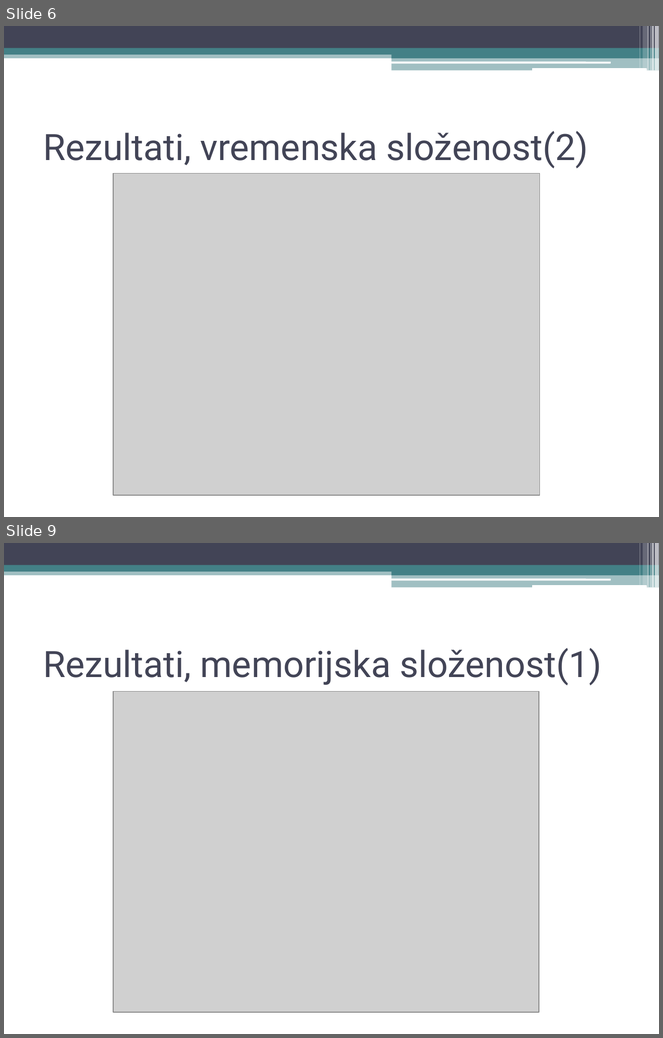
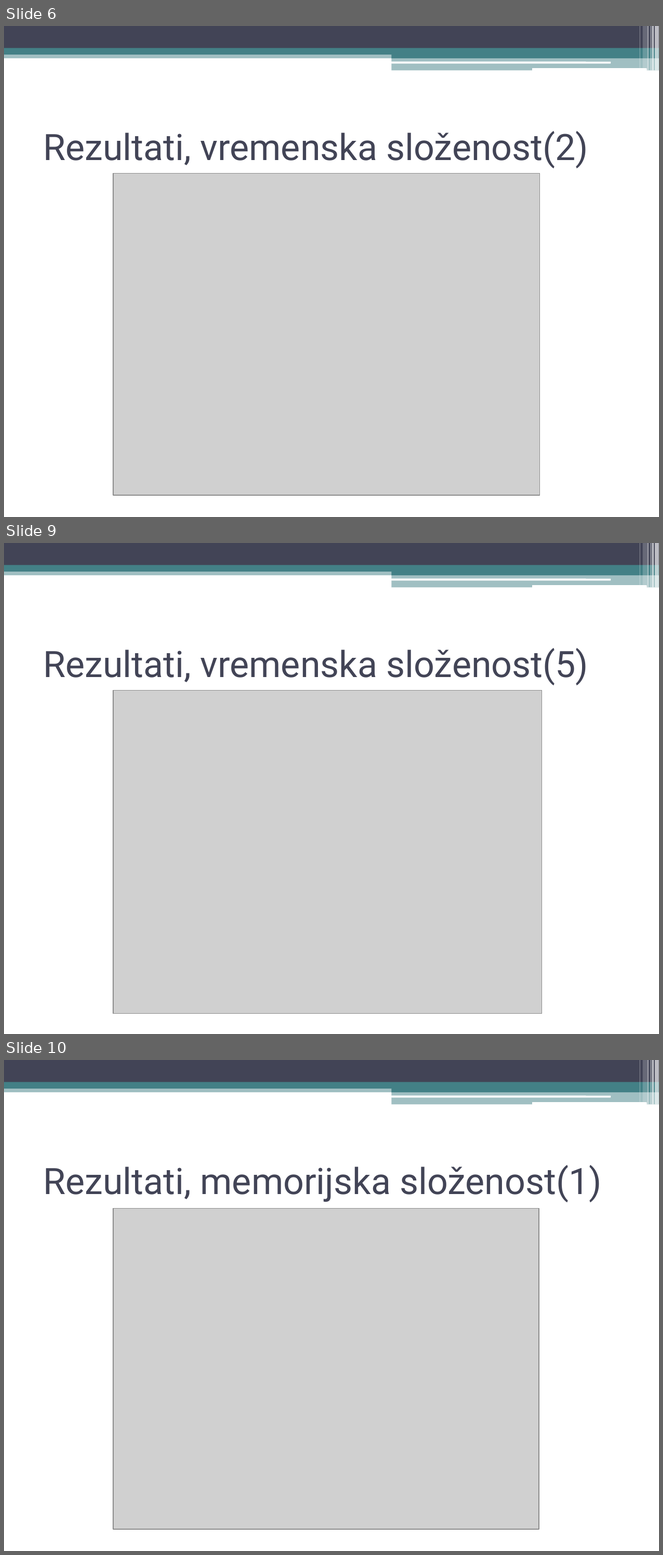
Before and after one commit to MauroBaresic/bioinf-string-matching-with-k-differences, a slide deck: Landau Vishkin Nussinov.pptx. Shown one above the other, each under a label of ours: slides 6 and 9 before the commit, slides 6, 9 and 10 after it; the slides between them are not shown. The pictures are 663x1038 and 663x1555 pixels, drawn with LibreOffice and Linux fonts; fonts in the diff are those of the drawing; grey boxes stand for pictures. Boxes give left, top, right and bottom in pixels: in the first picture for what was removed or moved away, otherwise in the second. Text is boxed around its words. In the diff, an @@ line names an element or a change of style, - is before the commit and + after.

```diff
--- a/Landau Vishkin Nussinov.pptx
+++ b/Landau Vishkin Nussinov.pptx
@@ slide 9 added at (4, 543, 659, 1034), background #FFFFFF; not listed: 13 template elements that a slide beside it also shows @@
@@ title added at (43, 648, 589, 685), 40 pt, text #424456 @@
+Rezultati, vremenska složenost(5)
@@ picture added at (113, 691, 543, 1014) @@
@@ what was slide 9 is now slide 10 @@
```
Also in this commit, not shown: 3 slides changed, 1 other slide added.
